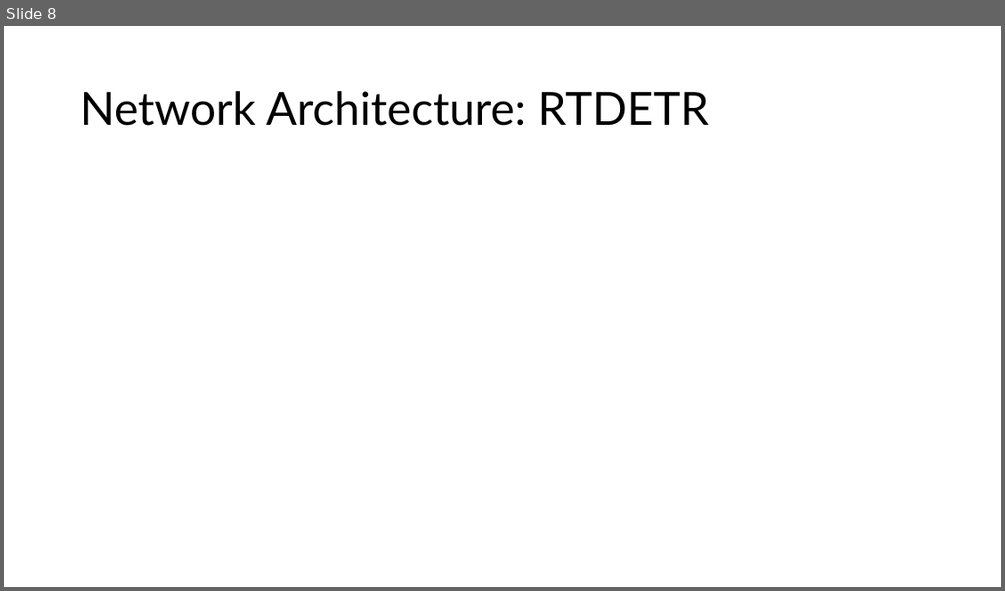
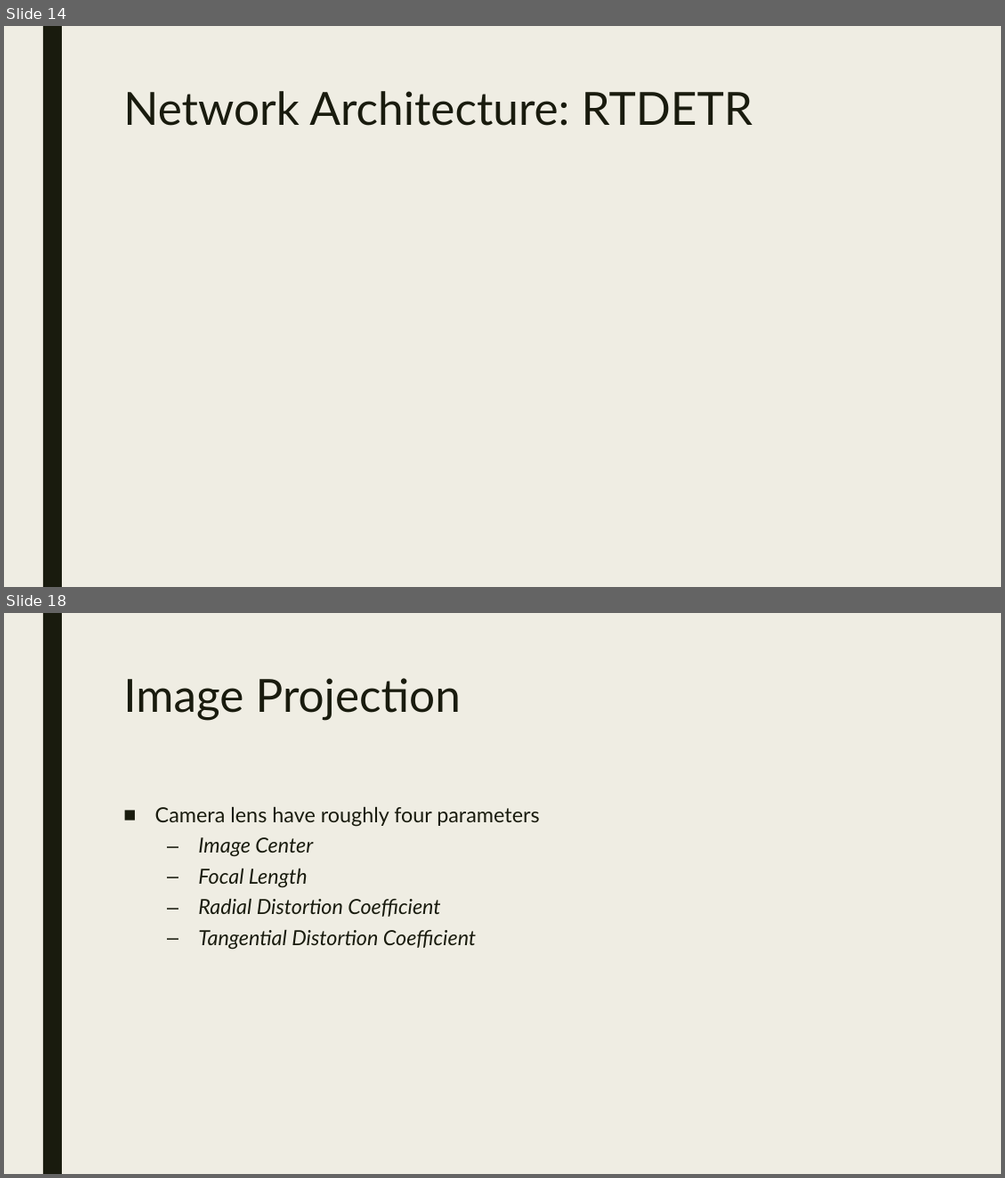
Before and after one commit to akshaygulabrao/research, a slide deck: Arete.pptx. Shown one above the other, each under a label of ours: slide 8 before the commit, slides 14 and 18 after it; the slides between them are not shown. The pictures are 1005x591 and 1005x1178 pixels, drawn with LibreOffice and Linux fonts; fonts in the diff are those of the drawing. Boxes give left, top, right and bottom in pixels: in the first picture for what was removed or moved away, otherwise in the second. Text is boxed around its words. In the diff, an @@ line names an element or a change of style, - is before the commit and + after.

```diff
--- a/Arete.pptx
+++ b/Arete.pptx
@@ slide 18 added at box(4, 613, 1001, 1174), background #EFEDE3; not listed: 1 template element that a slide beside it also shows @@
@@ title added at box(123, 678, 461, 720), 44 pt, text #191B0E @@
+Image Projection
@@ text added at box(155, 806, 539, 949), 20 pt, text #191B0E, italic @@
+■ Camera lens have roughly four parameters
+  – Image Center
+  – Focal Length
+  – Radial Distortion Coefficient
+  – Tangential Distortion Coefficient
@@ what was slide 8 is now slide 14 @@
@@ slide 14 changed as well @@
@@ background #FFFFFF to #EFEDE3 @@
@@ rectangle added at box(43, 26, 62, 587), fill #191B0E @@
@@ title "Network Architecture: RTDETR": place and size @@
-title "Network Architecture: RTDETR" at box(80, 91, 709, 126)
+title "Network Architecture: RTDETR" at box(123, 91, 752, 126)
@@ title "Network Architecture: RTDETR" at box(123, 91, 752, 126): text colour #000000 to #191B0E; line spacing 0.9 to 0.89; vertical alignment middle to top @@
```
Also in this commit, not shown: 5 other slides changed, 11 other slides added, 4 slides removed, 2 other files.
